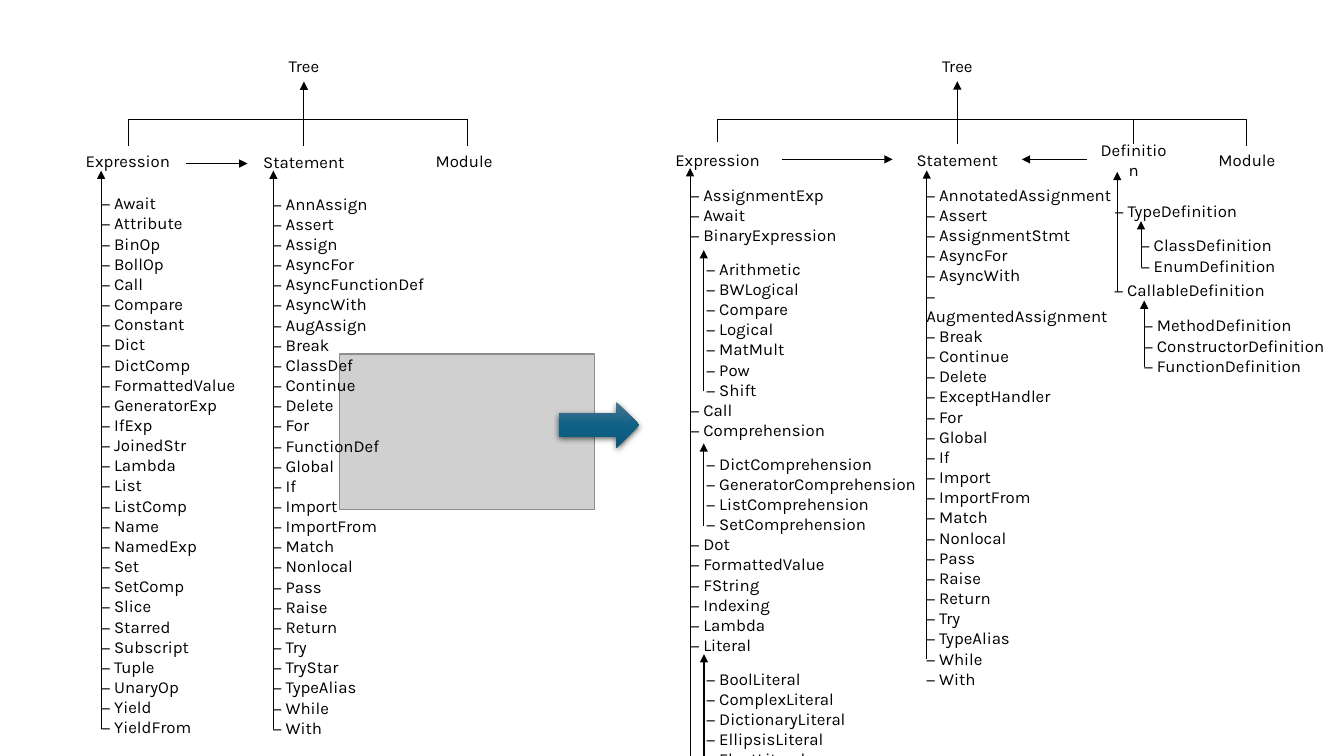
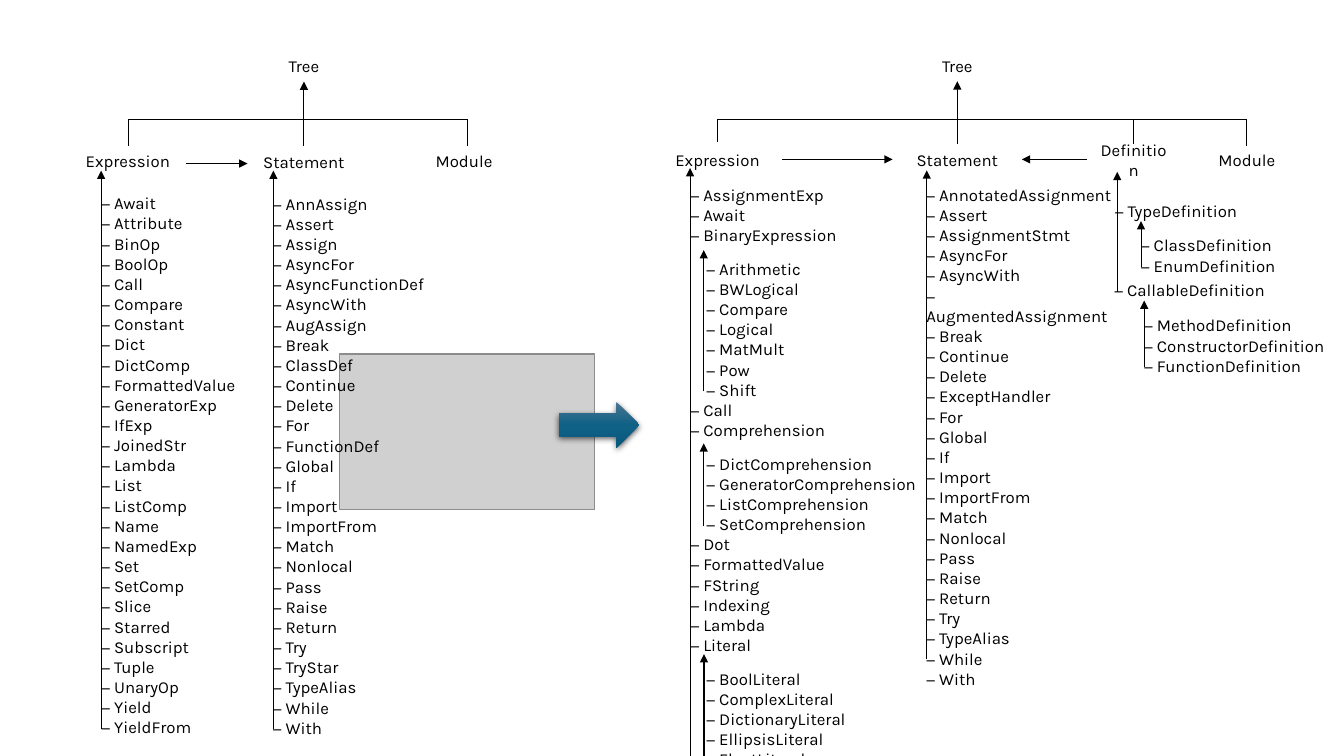
Before and after one commit to UO284262/PythonSourceCodeAnalysis, a slide deck: slide 4 of documentation/Sistema.pptx. Drawn at 1344x756 pixels with LibreOffice and Linux fonts; fonts in the diff are those of the drawing; grey boxes stand for pictures. Boxes give left, top, right and bottom in pixels: in the first picture for what was removed or moved away, otherwise in the second. Text is boxed around its words. In the diff, an @@ line names an element or a change of style, - is before the commit and + after.

```diff
--- a/documentation/Sistema.pptx
+++ b/documentation/Sistema.pptx
@@ text at [114,258,168,274]: text changed @@
-− BollOp
+− BoolOp
```
Also in this commit, not shown: 1 other file.
